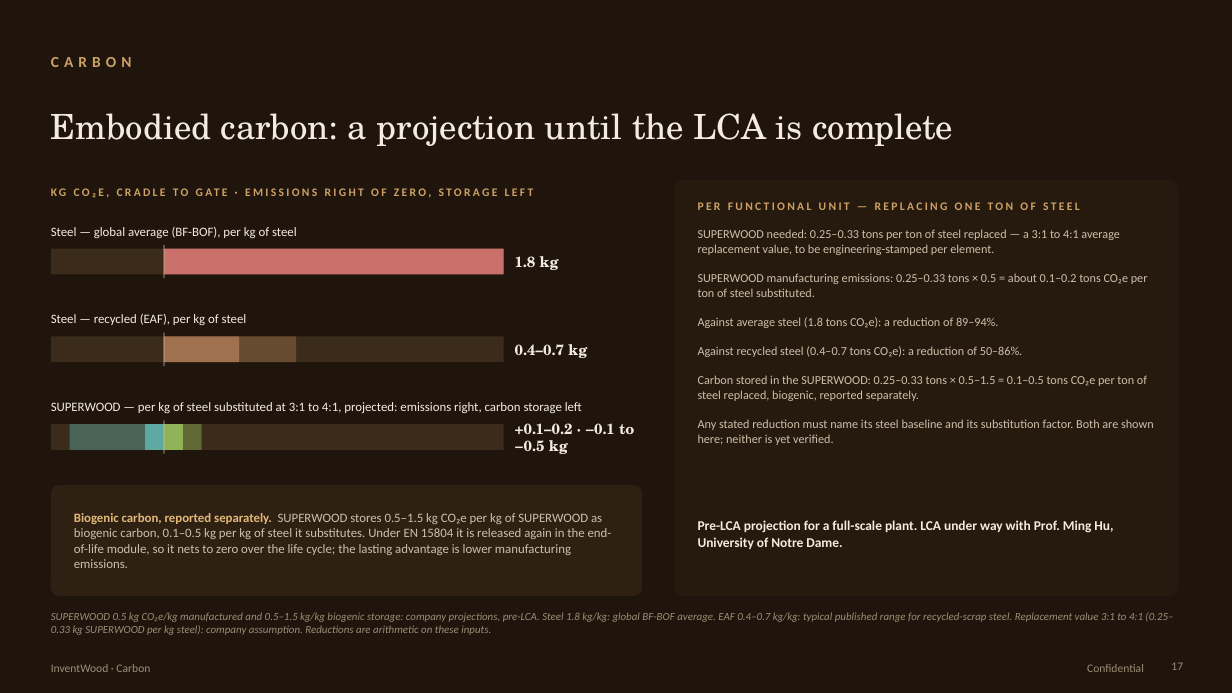
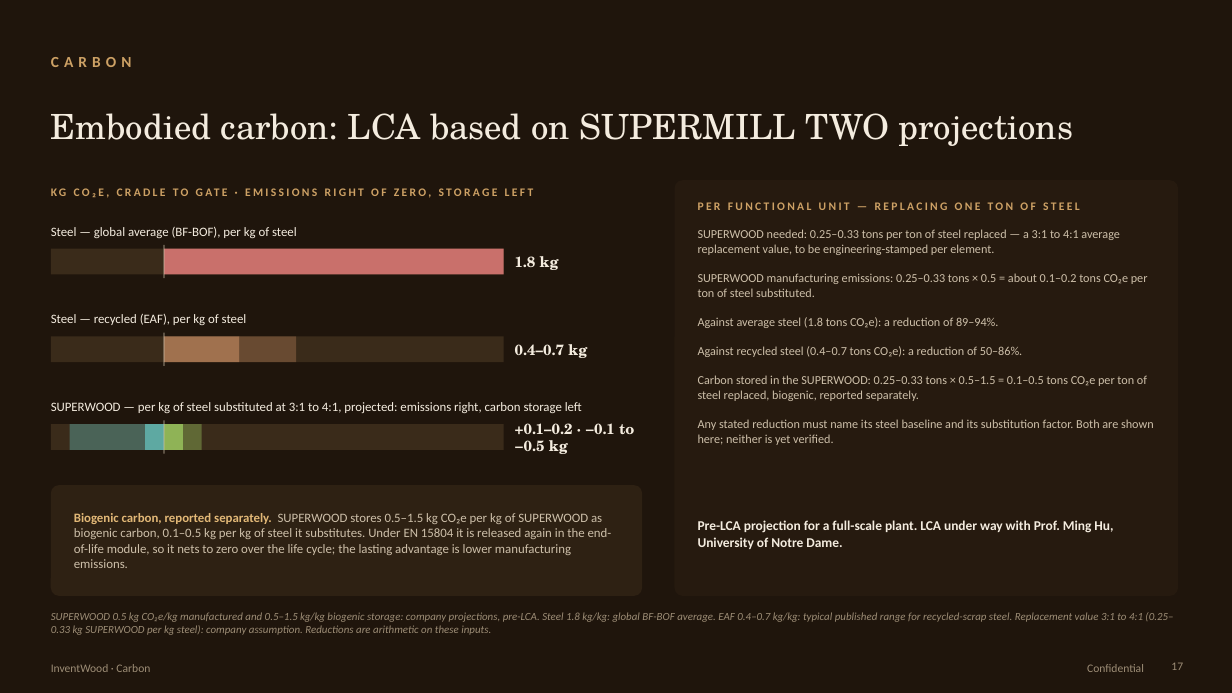
Before and after one commit to alau-hi/decks, a slide deck: slide 17 of superwood-datacenter-investor/SUPERWOOD-for-Data-Centers-Companion.pptx. Drawn at 1232x693 pixels with LibreOffice and Linux fonts; fonts in the diff are those of the drawing. Boxes give left, top, right and bottom in pixels: in the first picture for what was removed or moved away, otherwise in the second. Text is boxed around its words. In the diff, an @@ line names an element or a change of style, - is before the commit and + after.

```diff
--- a/superwood-datacenter-investor/SUPERWOOD-for-Data-Centers-Companion.pptx
+++ b/superwood-datacenter-investor/SUPERWOOD-for-Data-Centers-Companion.pptx
@@ text at (51,113,1074,146): text changed @@
-Embodied carbon: a projection until the LCA is complete
+Embodied carbon: LCA based on SUPERMILL TWO projections
```
Also in this commit, not shown: 3 other files.
